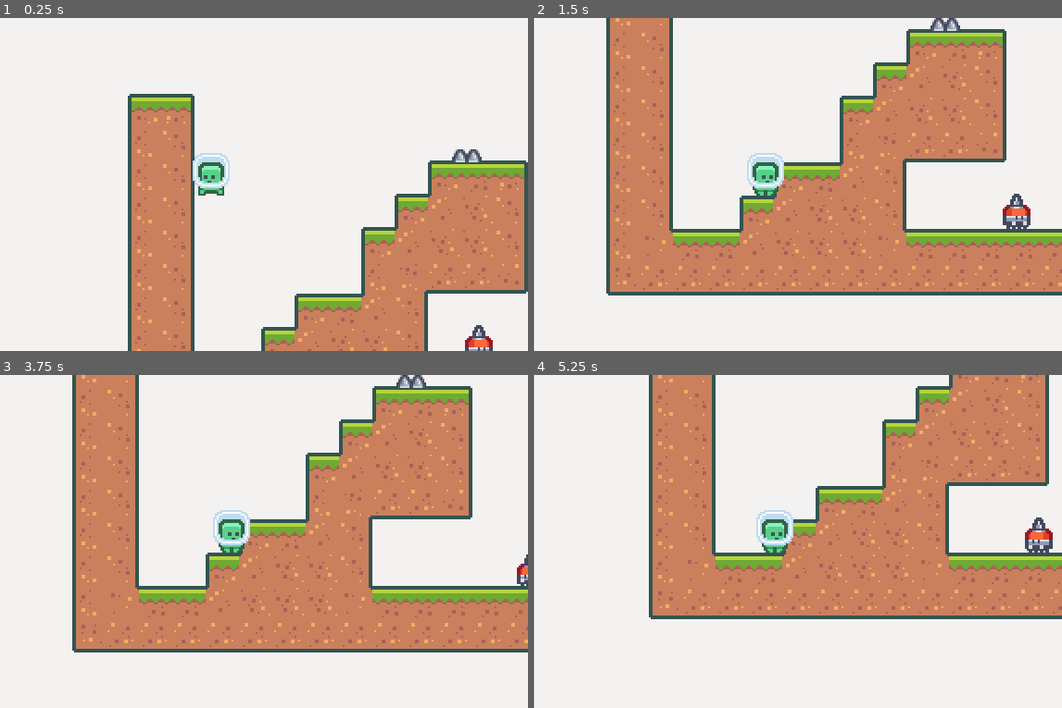
Above: before the commit, frames 1-4 (two rows, left to right).
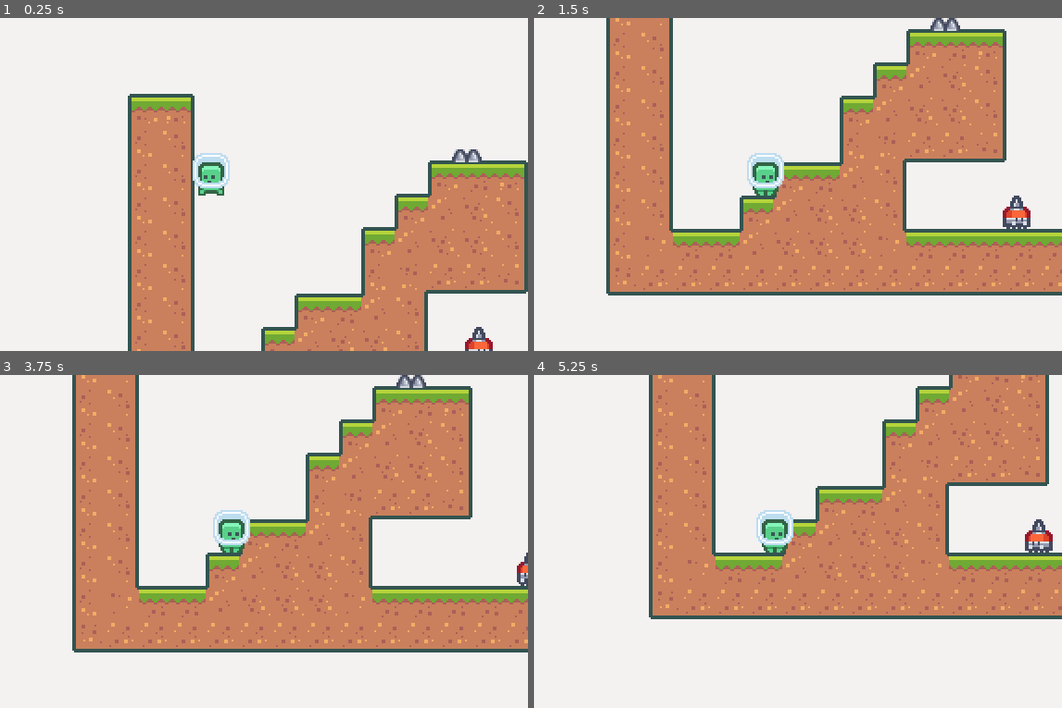
Above: after the commit, the same moments.

Repository: edivancamargo/2DPlatformerUdemy
Game: Godot game, scene res://scenes/Levels/BaseLevel.tscn
Two runs of this game, one before a commit and one after it. Both use one fixed random seed, a clock stepped at 60 frames per second and the inputs below.
Inputs:
- Up to frame 1 (0.25 s): no input
- Up to frame 2 (1.5 s): hold Right (move_right) from 0.53 s (still down); tap R (dash) at 0.6, 1.35 s; tap Space (jump) at 0.77 s
- Up to frame 3 (3.75 s): tap Space (jump) at 1.52, 3.02 s; release Right (move_right) at 2.03 s; hold Left (move_left) 2.03-2.78 s; tap R (dash) at 2.1, 2.85, 3.6 s; hold Right (move_right) from 2.78 s (still down)
- Up to frame 4 (5.25 s): tap Space (jump) at 3.77, 4.52 s; release Right (move_right) at 4.28 s; hold Left (move_left) 4.28-5.03 s; tap R (dash) at 4.35, 5.1 s; hold Right (move_right) from 5.03 s (still down)

The runs differ from the first frame. In frame 1, 0.1% of the frame differs, in the area x 88-94%, y 92-100%; in frame 2, 0.1%, in the area x 88-95%, y 52-63%; in frame 3, less than 0.1%; in frame 4, 0.1%.

Commit message:
When hurtbox area entered destroy enemy.

Diff:
--- a/scenes/Enemy/Enemy.gd
+++ b/scenes/Enemy/Enemy.gd
@@ -12,6 +12,7 @@
 func _ready() -> void:
 	direction = Vector2.RIGHT if initialDirection == Direction.RIGHT else Vector2.LEFT
 	$GoalDetector.connect("area_entered", self, "on_goal_entered")
+	$HurtBox.connect("area_entered", self, "on_hurtbox_entered")
 
 func _process(delta) -> void:
 	velocity.x = (direction * maxSpeed).x
@@ -22,3 +23,6 @@
 
 func on_goal_entered(_area2D: Area2D) -> void:
 	direction *= -1
+
+func on_hurtbox_entered(_area2D: Area2D) -> void:
+	queue_free()
--- a/scenes/Enemy/Enemy.tscn
+++ b/scenes/Enemy/Enemy.tscn
@@ -31,7 +31,6 @@
 position = Vector2( 0, -12 )
 frames = SubResource( 1 )
 animation = "Run"
-frame = 1
 playing = true
 
 [node name="GoalDetector" type="Area2D" parent="."]
@@ -52,13 +51,15 @@
 visible = false
 position = Vector2( 0, -8 )
 collision_layer = 512
-collision_mask = 512
+collision_mask = 1536
 
 [node name="CollisionShape2D" type="CollisionShape2D" parent="HitBox"]
 shape = SubResource( 4 )
 
 [node name="HurtBox" type="Area2D" parent="."]
 position = Vector2( 0, -8 )
+collision_layer = 2
+collision_mask = 0
 
 [node name="CollisionShape2D" type="CollisionShape2D" parent="HurtBox"]
 shape = SubResource( 5 )
